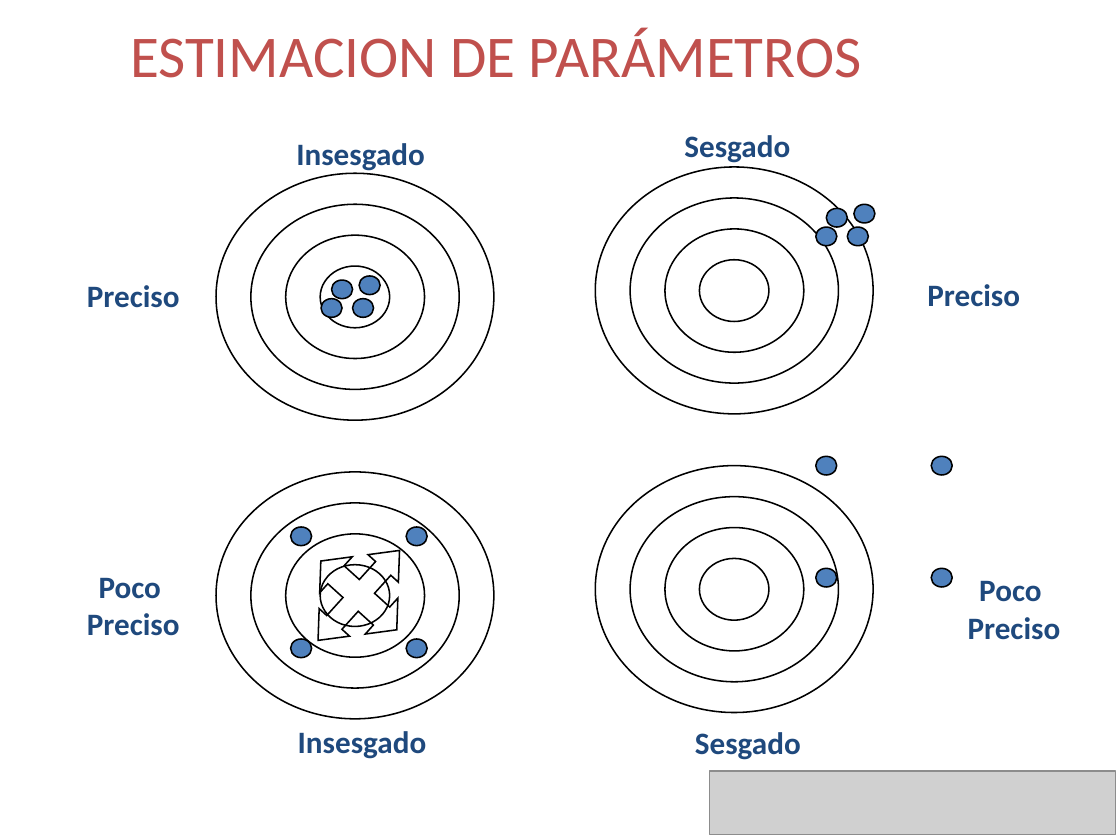
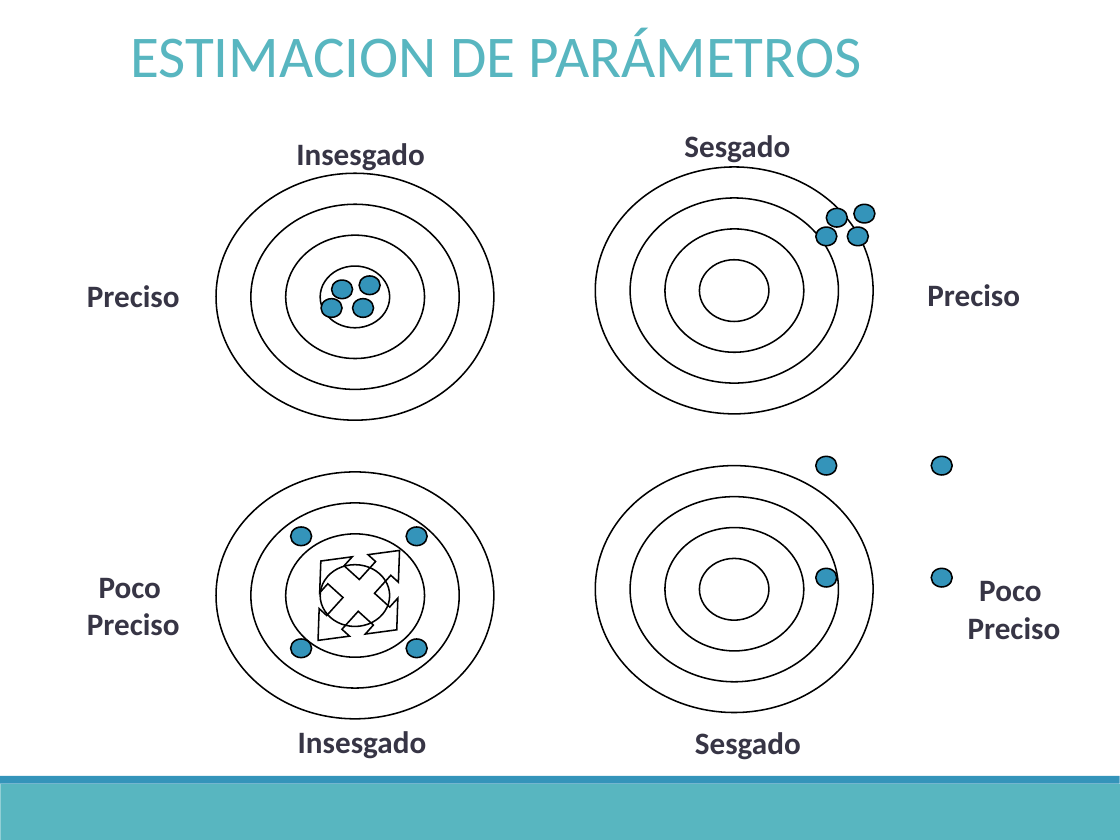
Before and after one commit to DrIgoA/Curso-Ocupacion23, a slide deck: slide 21 of Modulo 2_Occupacion2023.pptx. Drawn at 1120x840 pixels with LibreOffice and Linux fonts; fonts in the diff are those of the drawing; grey boxes stand for pictures; background and template pictures are left out. Boxes give left, top, right and bottom in pixels: in the first picture for what was removed or moved away, otherwise in the second. Text is boxed around its words. In the diff, an @@ line names an element or a change of style, - is before the commit and + after.

```diff
--- a/Modulo 2_Occupacion2023.pptx
+++ b/Modulo 2_Occupacion2023.pptx
@@ text "ESTIMACION DE PARÁMETROS" at (130, 29, 862, 78): text colour #C0504D to #58B6C0 @@
@@ text colour #1F497D to #373545 in 8 elements at (87, 285, 180, 308), (927, 284, 1020, 307), (87, 578, 180, 636), (968, 581, 1061, 640), (298, 731, 427, 759), (695, 732, 801, 760), (296, 143, 425, 173), (684, 135, 790, 163) @@
@@ fill #4F81BD to #3494BA in 16 elements at (353, 299, 374, 318), (321, 299, 343, 318), (332, 280, 353, 299), (360, 276, 381, 295), (848, 227, 869, 246), (815, 227, 837, 246), (827, 208, 848, 227), (853, 204, 875, 223), (407, 640, 428, 659), (291, 640, 312, 659), (291, 528, 312, 547), (407, 528, 428, 547), (931, 568, 952, 587), (815, 568, 837, 587), (815, 456, 837, 475), (931, 456, 952, 475) @@
@@ rectangle added at (0, 776, 1120, 784), fill #3494BA @@
@@ picture removed at (710, 771, 1116, 834) @@
@@ rectangle added at (0, 784, 1120, 840), fill #58B6C0 @@
```
Also in this commit, not shown: 28 other slides changed, 1 other file.
